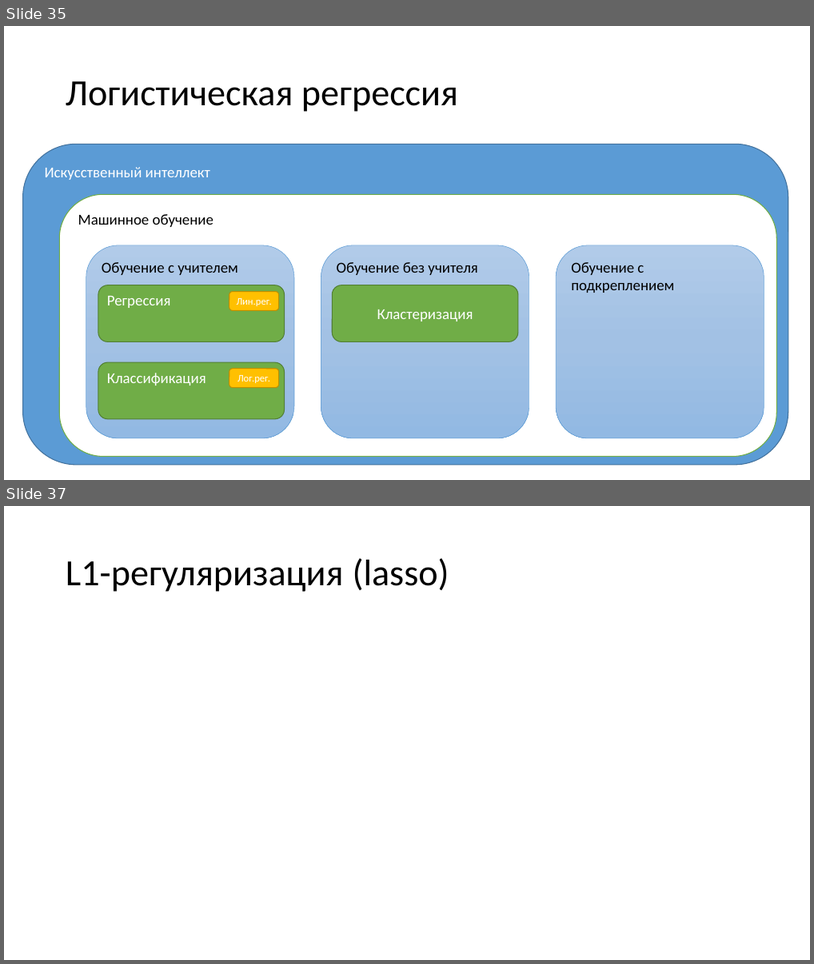
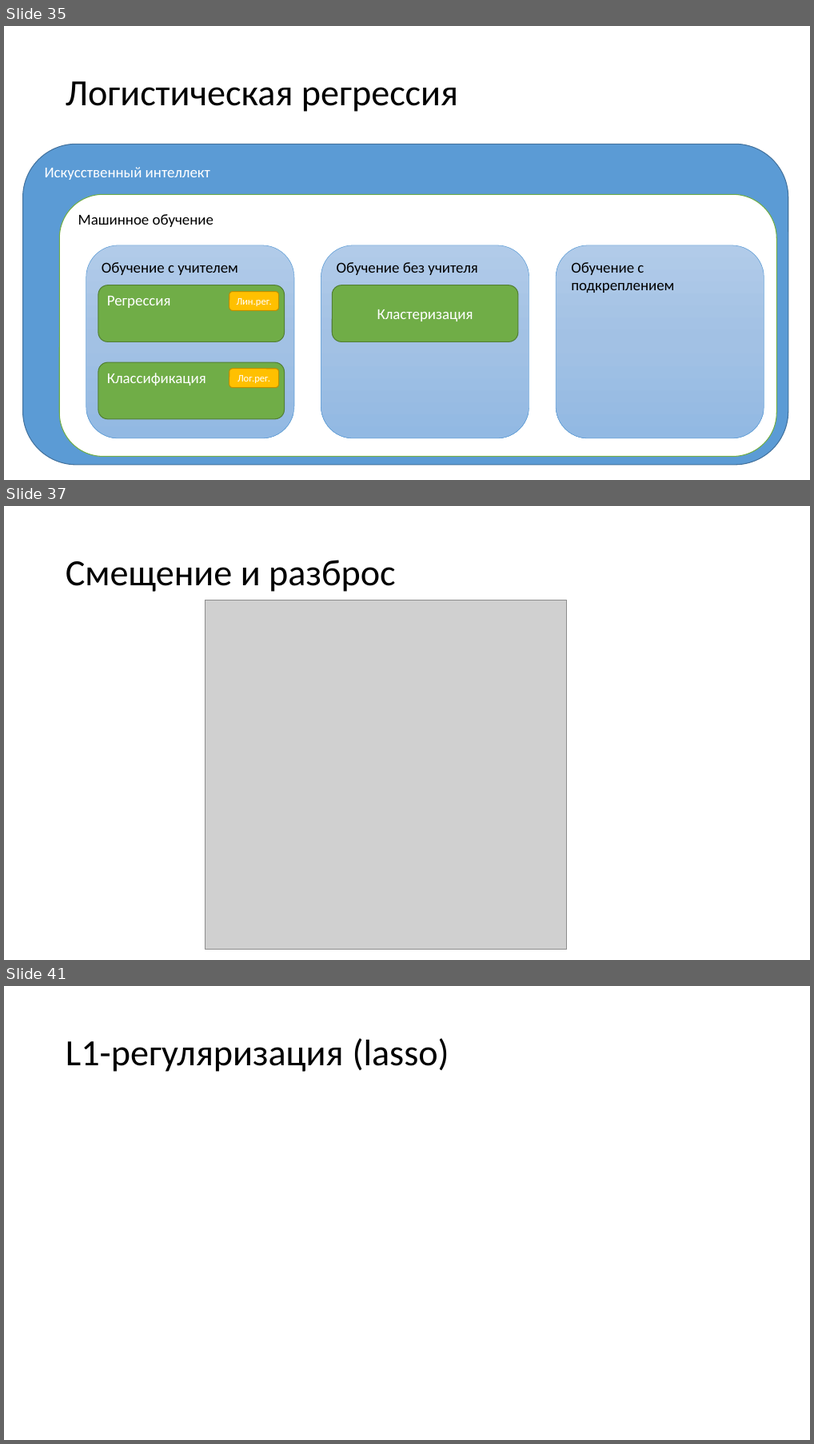
Before and after one commit to mosalov/AI_main_lectures, a slide deck: Лекция 4 21_10_2020.pptx. Shown one above the other, each under a label of ours: slides 35 and 37 before the commit, slides 35, 37 and 41 after it; the slides between them are not shown. The pictures are 814x964 and 814x1444 pixels, drawn with LibreOffice and Linux fonts; fonts in the diff are those of the drawing; grey boxes stand for pictures. Boxes give left, top, right and bottom in pixels: in the first picture for what was removed or moved away, otherwise in the second. Text is boxed around its words. In the diff, an @@ line names an element or a change of style, - is before the commit and + after.

```diff
--- a/Лекция 4 21_10_2020.pptx
+++ b/Лекция 4 21_10_2020.pptx
@@ slide 37 added at (x1=4, y1=506, x2=810, y2=960), background #FFFFFF @@
@@ title added at (x1=66, y1=560, x2=396, y2=592), 44 pt, text #000000 @@
+Смещение и разброс
@@ picture added at (x1=205, y1=600, x2=567, y2=949) @@
@@ what was slide 37 is now slide 41 @@
```
Also in this commit, not shown: 2 slides changed, 12 other slides added, 1 slide removed, 2 other files.
